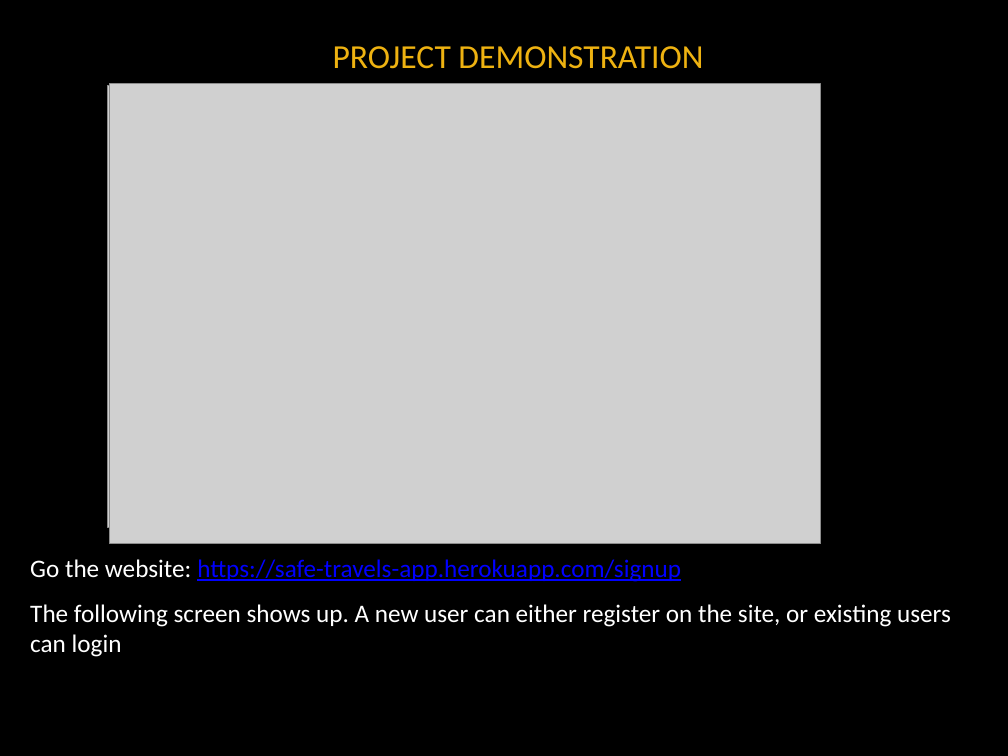
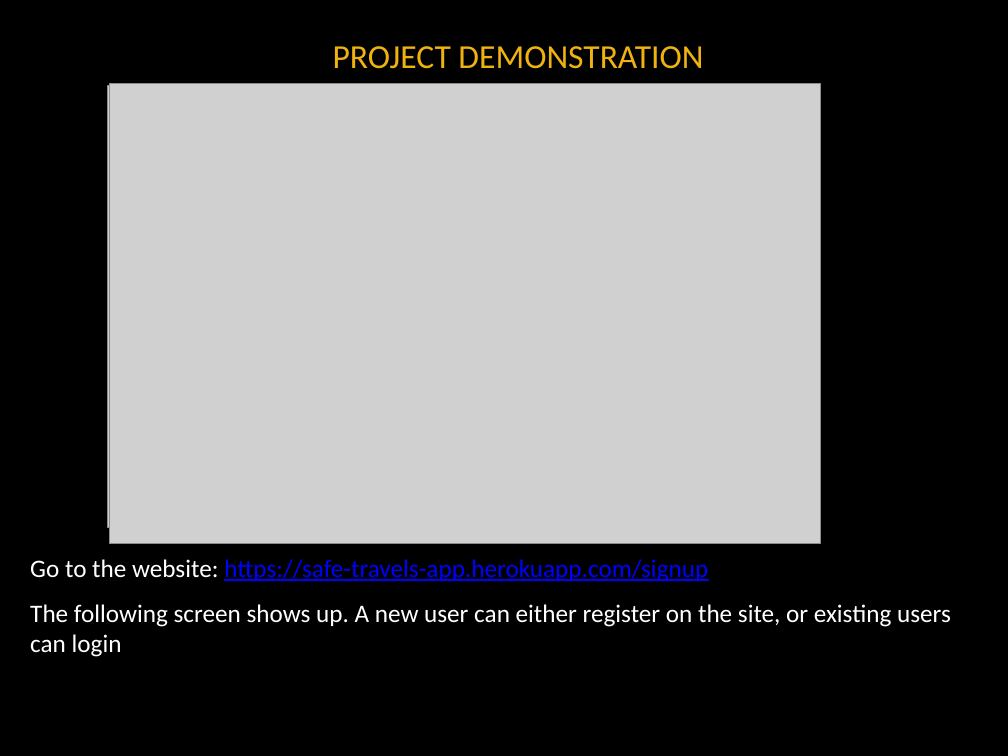
Before and after one commit to noanadler/RockStars, a slide deck: slide 9 of Deliverable4/Rock_Stars_Final_Presentation.pptx. Drawn at 1008x756 pixels with LibreOffice and Linux fonts; fonts in the diff are those of the drawing; grey boxes stand for pictures; background and template pictures are left out. Boxes give left, top, right and bottom in pixels: in the first picture for what was removed or moved away, otherwise in the second. Text is boxed around its words. In the diff, an @@ line names an element or a change of style, - is before the commit and + after.

```diff
--- a/Deliverable4/Rock_Stars_Final_Presentation.pptx
+++ b/Deliverable4/Rock_Stars_Final_Presentation.pptx
@@ text at bbox=[30, 559, 708, 582]: text changed @@
-Go the website: https://safe-travels-app.herokuapp.com/signup
+Go to the website: https://safe-travels-app.herokuapp.com/signup
```
Also in this commit, not shown: 3 other slides changed.
